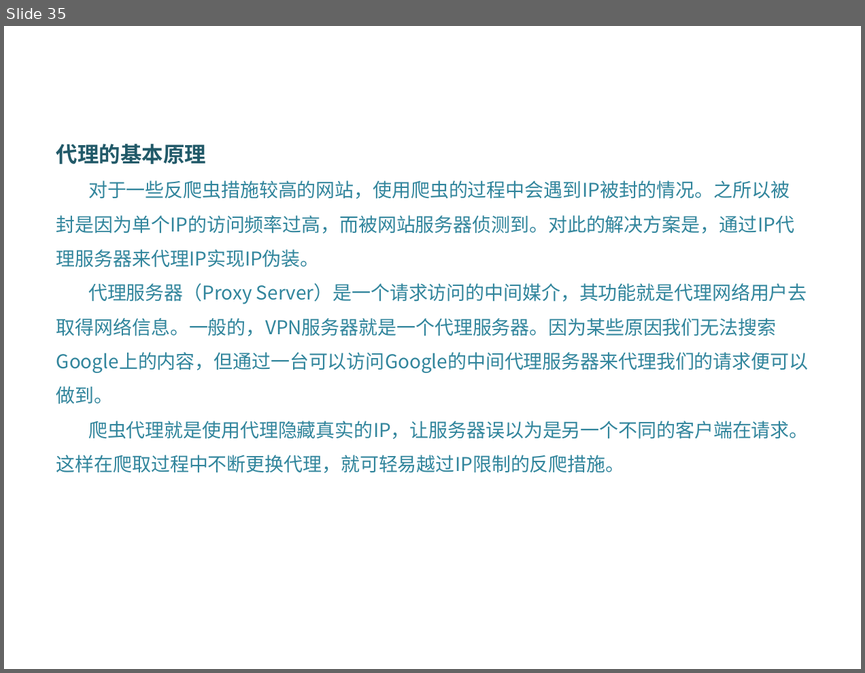
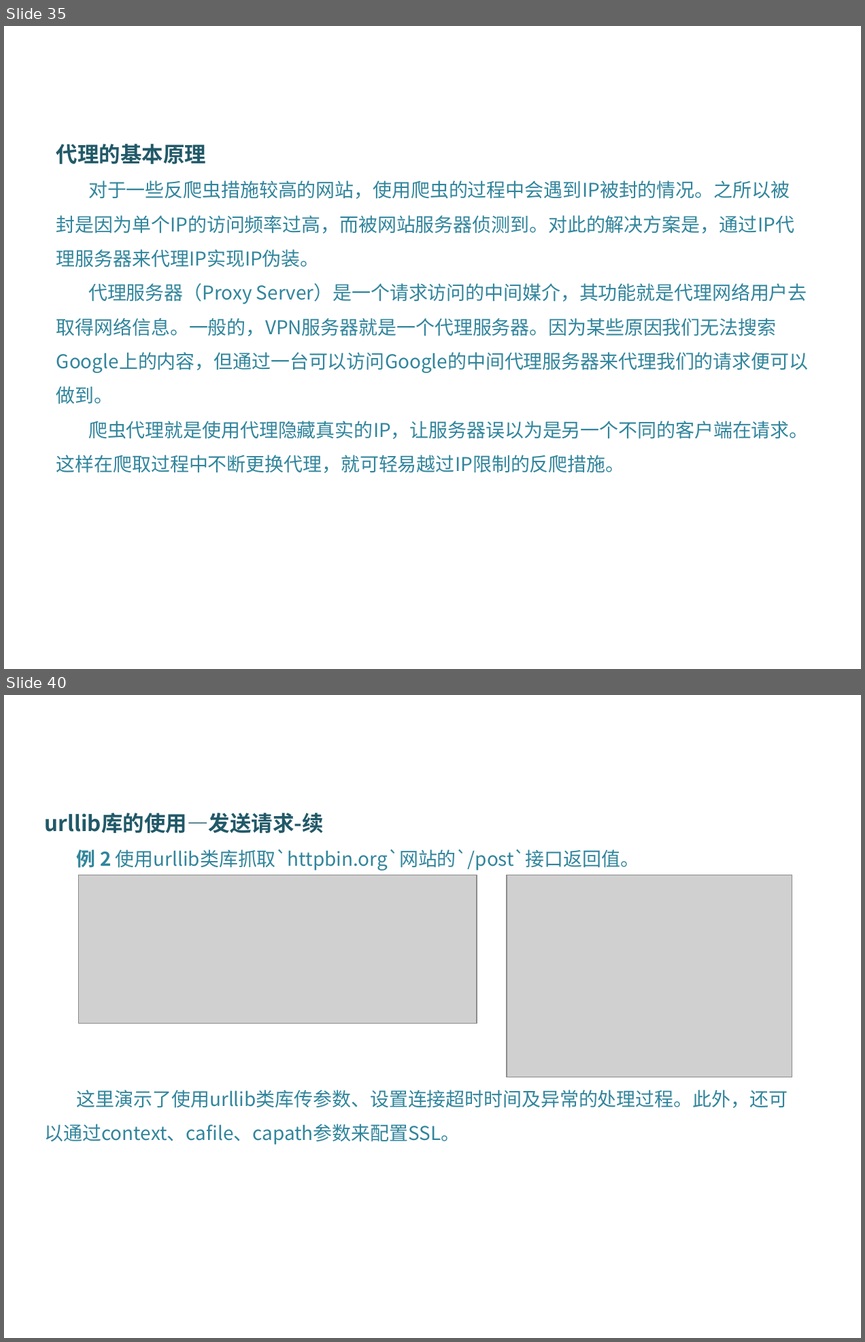
Before and after one commit to DataScienceCoding/Python-Web-Crawler, a slide deck: Python-Web-Crawler.pptx. Shown one above the other, each under a label of ours: slide 35 before the commit, slides 35 and 40 after it; the slides between them are not shown. The pictures are 865x673 and 865x1342 pixels, drawn with LibreOffice and Linux fonts; fonts in the diff are those of the drawing; grey boxes stand for pictures; background and template pictures are left out. Boxes give left, top, right and bottom in pixels: in the first picture for what was removed or moved away, otherwise in the second. Text is boxed around its words. In the diff, an @@ line names an element or a change of style, - is before the commit and + after.

```diff
--- a/Python-Web-Crawler.pptx
+++ b/Python-Web-Crawler.pptx
@@ slide 40 added at (4,695,861,1338), background picture (left out) @@
@@ text added at (45,813,787,1144), 16 pt, text #31859C @@
+urllib库的使用—发送请求-续
+例 2 使用urllib类库抓取`httpbin.org`网站的`/post`接口返回值。
+这里演示了使用urllib类库传参数、设置连接超时时间及异常的处理过程。此外，还可以通过context、cafile、capath参数来配置SSL。
@@ picture added at (79,875,477,1023) @@
@@ picture added at (507,875,792,1077) @@
```
Also in this commit, not shown: 16 other slides added, 7 other files.
